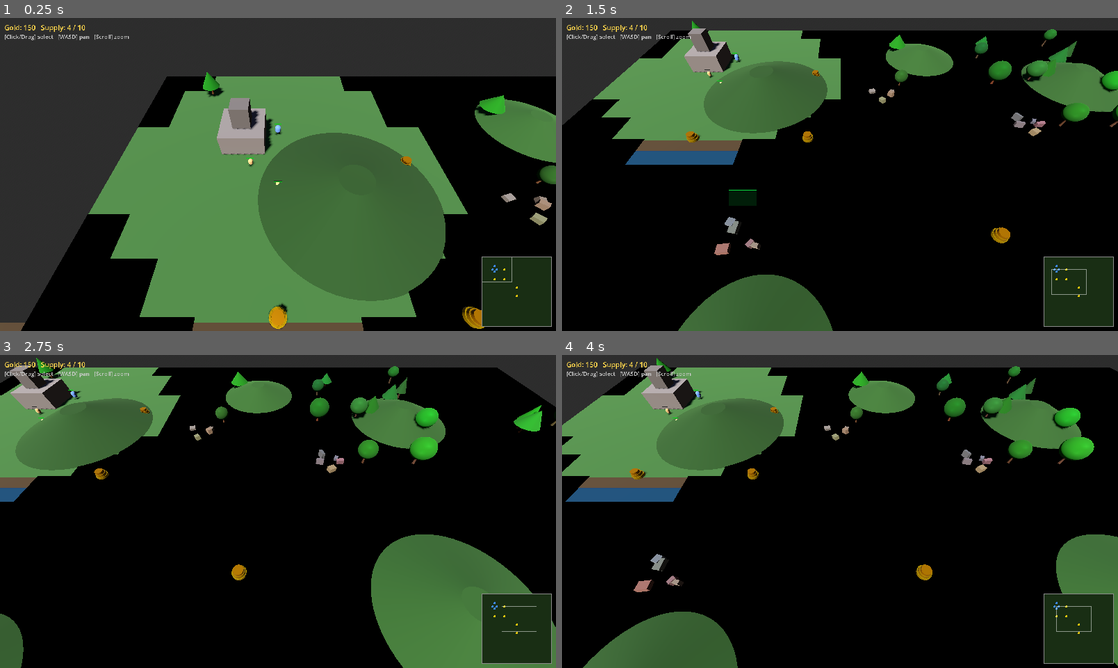
Above: before the commit, frames 1-4 (two rows, left to right).
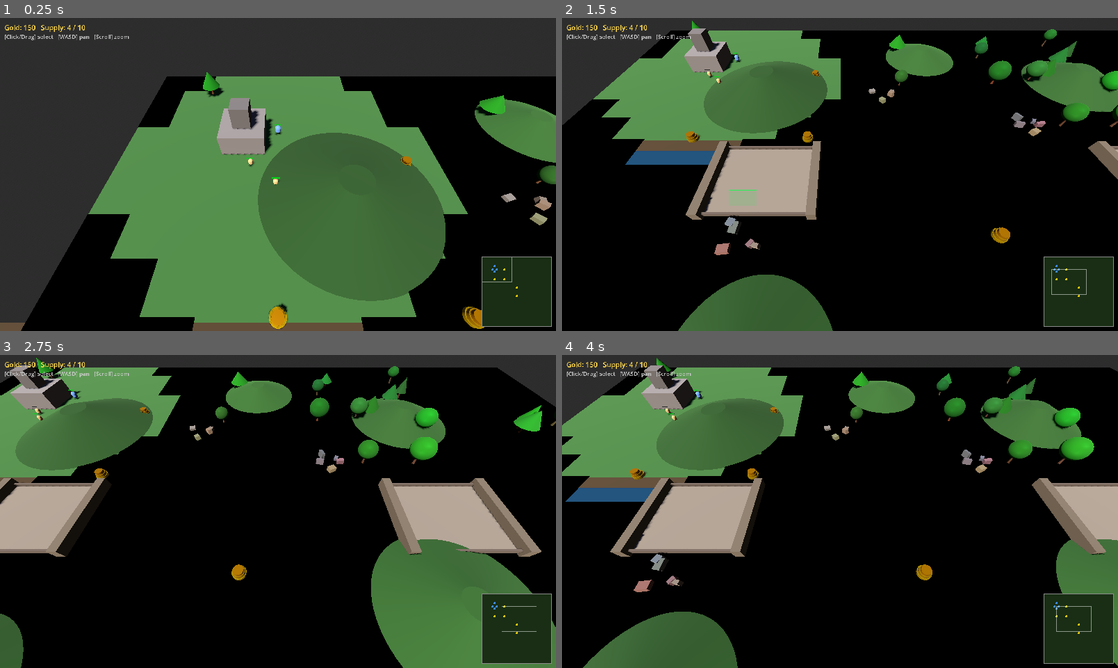
Above: after the commit, the same moments.

Repository: mrlmarketingllc-ops/thrones-of-war-godot
Game: Godot game, scene res://scenes/game.tscn
The game is run twice, just before and just after one commit, with the same random seed, the same clock (stepped at 60 frames per second) and the same inputs.
Inputs (mouse positions are in pixels of both pictures, inside the frame that each line leads up to):
- Up to frame 1 (0.25 s): no input
- Up to frame 2 (1.5 s): tap Enter at 0.5 s; move the mouse to (962, 158) at 0.52 s; hold Right 0.53-1.25 s; hold S (cam_down) 0.53-1.25 s; click (962, 158) at 0.67 s; drag from (728, 190) to (812, 237) at 1.27 s
- Up to frame 3 (2.75 s): move the mouse to (333, 442) at 2.02 s; hold Right from 2.03 s (still down); hold D (cam_right) from 2.03 s (still down)
- Up to frame 4 (4 s): release Right at 2.75 s; release D (cam_right) at 2.75 s; drag from (812, 574) to (673, 464) at 2.77 s; move the mouse to (1006, 558) at 3.52 s; hold Left from 3.53 s (still down); tap B at 3.6 s

The runs differ from the first frame. In frame 1, less than 0.1% of the frame differs, in the area x 48-51%, y 33-54%; in frame 2, 5.0%; in frame 3, 8.1%, in the area x 0-98%, y 11-65%; in frame 4, 6.9%.

Commit message:
Solid terrain collision — hills walkable, river crossable only at bridges
Hills:
- Each hill now has a ConvexPolygonShape3D (12-sided cone) on layer 1
  so units are pushed around/up the slope rather than passing through
- Unit gravity added to _physics_process (20 m/s²) so units settle
  onto terrain surfaces; all velocity = Vector3.ZERO replaced with
  X/Z zero to preserve the accumulated gravity component

River:
- Three invisible BoxShape3D wall segments (layer 5, 4 units tall) span
  the river with two 10-unit-wide gaps for bridge crossings
- Units now include layer 5 in their collision_mask (= 17) so they are
  blocked by river walls

Bridges:
- Two stone bridges at x=28 and x=71 — deck, stone abutments, and
  guard rails — visually mark the only legal crossing points
- Bridge visuals cover the river surface at those positions so the
  stone deck is clearly visible from the RTS camera angle

Enemy waves now route through the nearest bridge (heading for the
player base's X position through the bridge gap) so wave attacks
actually reach the player rather than piling up at the river wall.

Co-Authored-By: Claude Sonnet 4.6 <noreply@anthropic.com>

Diff:
--- a/scripts/game.gd
+++ b/scripts/game.gd
@@ -224,6 +224,7 @@
 # ════════════════════════════════════════════════════════════════════════════
 func _spawn_terrain_features() -> void:
 	_spawn_river()
+	_spawn_bridges()
 	_spawn_hills()
 	_spawn_rocks()
 	_spawn_trees()
@@ -258,8 +259,31 @@
 		bank_vis.position = Vector3(MAP_SIZE * 0.5, 0.02, 38.0 + side * 4.8)
 		add_child(bank_vis)
 
+	# ── Impassable river walls (layer 5) with bridge gaps ─────────────────────
+	# Bridge 1 gap: x = 23..33  (centre x=28)
+	# Bridge 2 gap: x = 66..76  (centre x=71)
+	var wall_segs : Array = [
+		[10.5, 25.0],   # x = -2  → 23
+		[49.5, 33.0],   # x = 33  → 66
+		[90.0, 28.0],   # x = 76  → 104
+	]
+	for ws in wall_segs:
+		var wc    : float = ws[0]
+		var wlen  : float = ws[1]
+		var w_shape := BoxShape3D.new()
+		w_shape.size = Vector3(wlen, 4.0, 10.0)
+		var w_col := CollisionShape3D.new()
+		w_col.shape    = w_shape
+		w_col.position = Vector3(0.0, 2.0, 0.0)
+		var w_body := StaticBody3D.new()
+		w_body.collision_layer = 16   # layer 5 — impassable terrain
+		w_body.collision_mask  = 0
+		w_body.add_child(w_col)
+		w_body.position = Vector3(wc, 0.0, 38.0)
+		add_child(w_body)
+
 func _spawn_hills() -> void:
-	# Pre-placed conical hills (CylinderMesh tapered to a peak)
+	# Pre-placed conical hills with solid collision — units walk up/around them
 	# [center_x, center_z, base_radius, height]
 	var defs : Array = [
 		[25.0, 22.0, 9.0, 3.0],
@@ -272,24 +296,44 @@
 		[50.0, 88.0, 7.0, 2.5],
 	]
 	for raw in defs:
-		var cx    : float = raw[0]
-		var cz    : float = raw[1]
-		var brad  : float = raw[2]
-		var ht    : float = raw[3]
+		var cx   : float = raw[0]
+		var cz   : float = raw[1]
+		var brad : float = raw[2]
+		var ht   : float = raw[3]
+
+		# Visual cone
 		var mat := StandardMaterial3D.new()
 		mat.albedo_color = Color(0.19, 0.34, 0.13).darkened(randf() * 0.22)
 		mat.roughness    = 1.0
 		var cone := CylinderMesh.new()
-		cone.top_radius    = brad * 0.18   # narrow peak
+		cone.top_radius    = brad * 0.18
 		cone.bottom_radius = brad
 		cone.height        = ht
 		cone.material      = mat
 		var vis := MeshInstance3D.new()
 		vis.mesh     = cone
 		vis.position = Vector3(0.0, ht * 0.5 + 0.01, 0.0)
+
+		# Solid convex cone collision on layer 1 (ground) — units climb it
+		var pts := PackedVector3Array()
+		for j in 12:
+			var ang : float = float(j) / 12.0 * TAU
+			pts.append(Vector3(cos(ang) * brad,        0.01, sin(ang) * brad))
+			pts.append(Vector3(cos(ang) * brad * 0.18, ht,   sin(ang) * brad * 0.18))
+		pts.append(Vector3(0.0, ht + 0.05, 0.0))   # apex
+		var cone_shape := ConvexPolygonShape3D.new()
+		cone_shape.points = pts
+		var col := CollisionShape3D.new()
+		col.shape = cone_shape
+		var hill_body := StaticBody3D.new()
+		hill_body.collision_layer = 1
+		hill_body.collision_mask  = 0
+		hill_body.add_child(col)
+
 		var node := Node3D.new()
 		node.position = Vector3(cx, 0.0, cz)
 		node.add_child(vis)
+		node.add_child(hill_body)
 		add_child(node)
 
 func _spawn_rocks() -> void:
@@ -338,6 +382,55 @@
 		cluster.add_child(rock)
 	add_child(cluster)
 
+func _spawn_bridges() -> void:
+	# Two stone bridges crossing the river — one left-centre, one right-centre
+	for bx in [28.0, 71.0]:
+		_place_bridge(bx)
+
+func _place_bridge(bx: float) -> void:
+	var node := Node3D.new()
+	node.position = Vector3(bx, 0.0, 38.0)
+
+	# Bridge deck — stone-coloured flat platform flush with ground
+	var deck_mat := StandardMaterial3D.new()
+	deck_mat.albedo_color = Color(0.52, 0.46, 0.38)
+	deck_mat.roughness    = 1.0
+	var deck := BoxMesh.new()
+	deck.size     = Vector3(10.0, 0.30, 8.0)
+	deck.material = deck_mat
+	var deck_vis := MeshInstance3D.new()
+	deck_vis.mesh     = deck
+	deck_vis.position = Vector3(0.0, 0.16, 0.0)   # bottom at y=0.01 (above ground, no z-fight)
+	node.add_child(deck_vis)
+
+	# Stone abutments (pillars) on east and west ends
+	for side in [-1.0, 1.0]:
+		var abt_mat := StandardMaterial3D.new()
+		abt_mat.albedo_color = Color(0.42, 0.36, 0.28)
+		abt_mat.roughness    = 1.0
+		var abt := BoxMesh.new()
+		abt.size     = Vector3(0.9, 1.2, 9.0)
+		abt.material = abt_mat
+		var abt_vis := MeshInstance3D.new()
+		abt_vis.mesh     = abt
+		abt_vis.position = Vector3(side * 5.3, 0.6, 0.0)
+		node.add_child(abt_vis)
+
+	# Low guard rails along each river-side edge
+	for side in [-1.0, 1.0]:
+		var rail_mat := StandardMaterial3D.new()
+		rail_mat.albedo_color = Color(0.38, 0.32, 0.26)
+		rail_mat.roughness    = 1.0
+		var rail := BoxMesh.new()
+		rail.size     = Vector3(10.0, 0.45, 0.20)
+		rail.material = rail_mat
+		var rail_vis := MeshInstance3D.new()
+		rail_vis.mesh     = rail
+		rail_vis.position = Vector3(0.0, 0.45, side * 4.1)
+		node.add_child(rail_vis)
+
+	add_child(node)
+
 func _spawn_trees() -> void:
 	var rng := RandomNumberGenerator.new()
 	rng.seed = 99887   # fixed seed → same forest every run
@@ -602,16 +695,27 @@
 	all_units.append(u)
 
 func _launch_enemy_wave() -> void:
-	# All enemy units march toward the player's main building
-	var target : Vector3 = PLAYER_START
-	if main_building != null and is_instance_valid(main_building):
-		target = main_building.global_position
-	target.x += randf_range(-6.0, 6.0)
-	target.z += randf_range(-6.0, 6.0)
+	# Route each enemy through the nearest bridge, then deep into player territory
+	var bridge_xs : Array[float] = [28.0, 71.0]
 	for u_node in all_units:
 		var u := u_node as Unit
-		if u.owner_id == "player2":
-			u.move_to(target)
+		if u.owner_id != "player2":
+			continue
+		# Pick the bridge whose X is closest to this unit
+		var best_bx  : float = bridge_xs[0]
+		var best_dx  : float = absf(u.global_position.x - bridge_xs[0])
+		for bx in bridge_xs:
+			var dx : float = absf(u.global_position.x - bx)
+			if dx < best_dx:
+				best_dx  = dx
+				best_bx  = bx
+		# Target: cross the bridge (narrow X) and push into player base
+		var target : Vector3 = Vector3(
+			best_bx + randf_range(-2.0, 2.0),
+			0.0,
+			PLAYER_START.z + randf_range(-8.0, 8.0)
+		)
+		u.move_to(target)
 
 func _try_spawn_enemy() -> void:
 	var count : int = 0
--- a/scripts/unit.gd
+++ b/scripts/unit.gd
@@ -53,7 +53,7 @@
 
 func _ready() -> void:
 	collision_layer = 2
-	collision_mask  = 1
+	collision_mask  = 17   # layer 1 (ground + hills) + layer 5 (river walls)
 
 	var udata : Dictionary = Data.UNITS.get(unit_id, {})
 	var is_worker_flag : bool = udata.get("is_worker", false)
@@ -154,8 +154,15 @@
 # ── Physics ───────────────────────────────────────────────────────────────────
 
 func _physics_process(delta: float) -> void:
+	# Gravity — settles units onto terrain surface
+	if not is_on_floor():
+		velocity.y -= 20.0 * delta
+	elif velocity.y < 0.0:
+		velocity.y = 0.0
+
 	if state == UnitState.GATHERING:
-		velocity      = Vector3.ZERO
+		velocity.x   = 0.0
+		velocity.z   = 0.0
 		gather_timer -= delta
 		if gather_timer <= 0.0:
 			_complete_gather()
@@ -171,19 +178,23 @@
 
 func _apply_movement(delta: float) -> void:
 	if not _has_target:
-		velocity = Vector3.ZERO
+		velocity.x = 0.0
+		velocity.z = 0.0
 		move_and_slide()
 		return
 	var to_target := _target_pos - global_position
 	to_target.y   = 0.0
 	if to_target.length() > 0.15:
-		velocity = to_target.normalized() * speed
+		var move := to_target.normalized() * speed
+		velocity.x = move.x
+		velocity.z = move.z
 		var look_pos := global_position + Vector3(to_target.x, 0.0, to_target.z).normalized()
 		look_at(look_pos, Vector3.UP)
 	else:
 		global_position.x = _target_pos.x
 		global_position.z = _target_pos.z
-		velocity    = Vector3.ZERO
+		velocity.x  = 0.0
+		velocity.z  = 0.0
 		_has_target = false
 	move_and_slide()
 
@@ -213,7 +224,8 @@
 	if attack_target == null or not is_instance_valid(attack_target):
 		attack_target = null
 		state         = UnitState.IDLE
-		velocity      = Vector3.ZERO
+		velocity.x    = 0.0
+		velocity.z    = 0.0
 		move_and_slide()
 		return
 	var dist : float = global_position.distance_to(attack_target.global_position)
@@ -221,7 +233,8 @@
 		state        = UnitState.ATTACKING
 		attack_timer = attack_interval
 		_has_target  = false
-		velocity     = Vector3.ZERO
+		velocity.x   = 0.0
+		velocity.z   = 0.0
 		move_and_slide()
 	else:
 		# Update target position each frame so we chase moving enemies
@@ -230,7 +243,8 @@
 		_apply_movement(delta)
 
 func _do_attacking(delta: float) -> void:
-	velocity = Vector3.ZERO
+	velocity.x = 0.0
+	velocity.z = 0.0
 	if attack_target == null or not is_instance_valid(attack_target):
 		attack_target = null
 		state         = UnitState.IDLE
